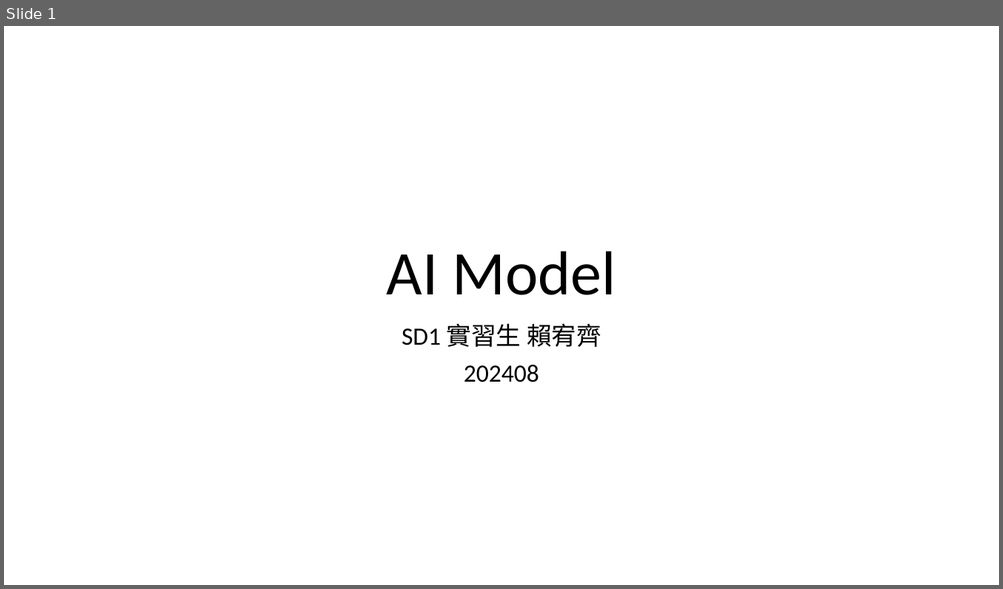
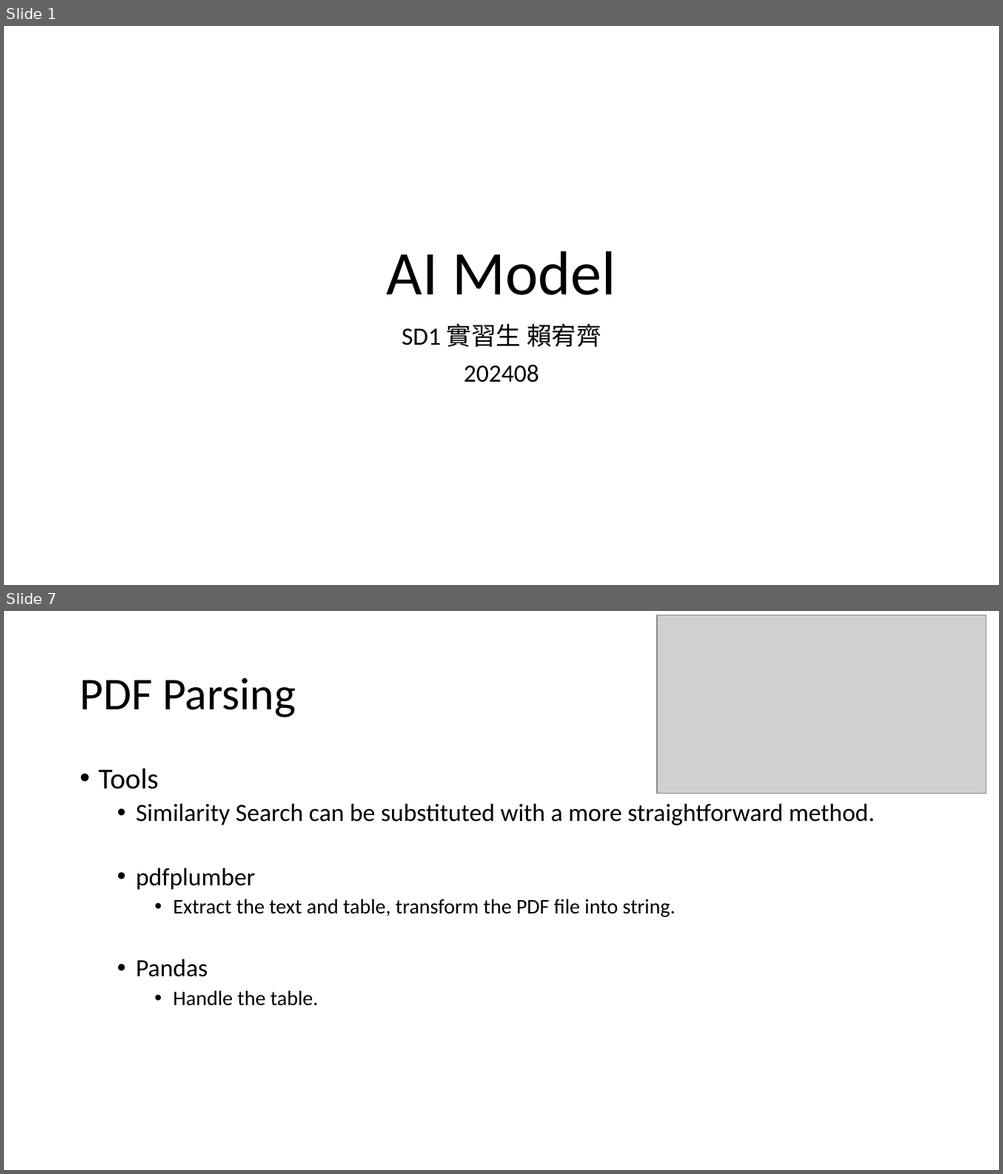
Before and after one commit to yqlai/CModel, a slide deck: 賴宥齊_AI.pptx. Shown one above the other, each under a label of ours: slide 1 before the commit, slides 1 and 7 after it; the slides between them are not shown. The pictures are 1003x589 and 1003x1174 pixels, drawn with LibreOffice and Linux fonts; fonts in the diff are those of the drawing; grey boxes stand for pictures. Boxes give left, top, right and bottom in pixels: in the first picture for what was removed or moved away, otherwise in the second. Text is boxed around its words. In the diff, an @@ line names an element or a change of style, - is before the commit and + after.

```diff
--- a/賴宥齊_AI.pptx
+++ b/賴宥齊_AI.pptx
@@ slide 7 added at [4,611,999,1170], background #FFFFFF @@
@@ picture added at [657,615,986,794] @@
@@ title added at [79,678,296,718], 44 pt, text #000000 @@
+PDF Parsing
@@ text added at [99,768,874,1006], 24 pt, text #000000 @@
+• Tools
+  • Similarity Search can be substituted with a more straightforward method.
+  • pdfplumber
+    • Extract the text and table, transform the PDF file into string.
+  • Pandas
+    • Handle the table.
```
Also in this commit, not shown: 9 slides changed, 7 other slides added, 1 slide removed, 10 other files.
